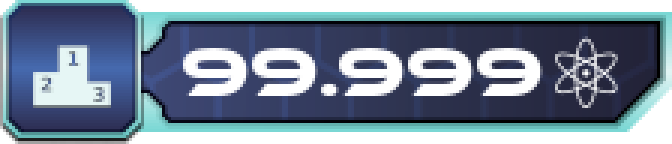
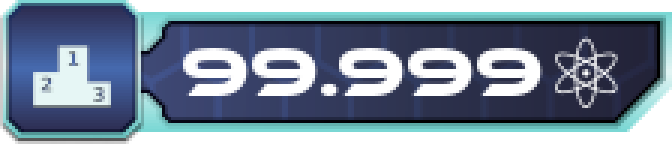
The second 672x144 image is a revision of the first. Changes to its layers:
removed layer "score" over [0, 0, 144, 144]
